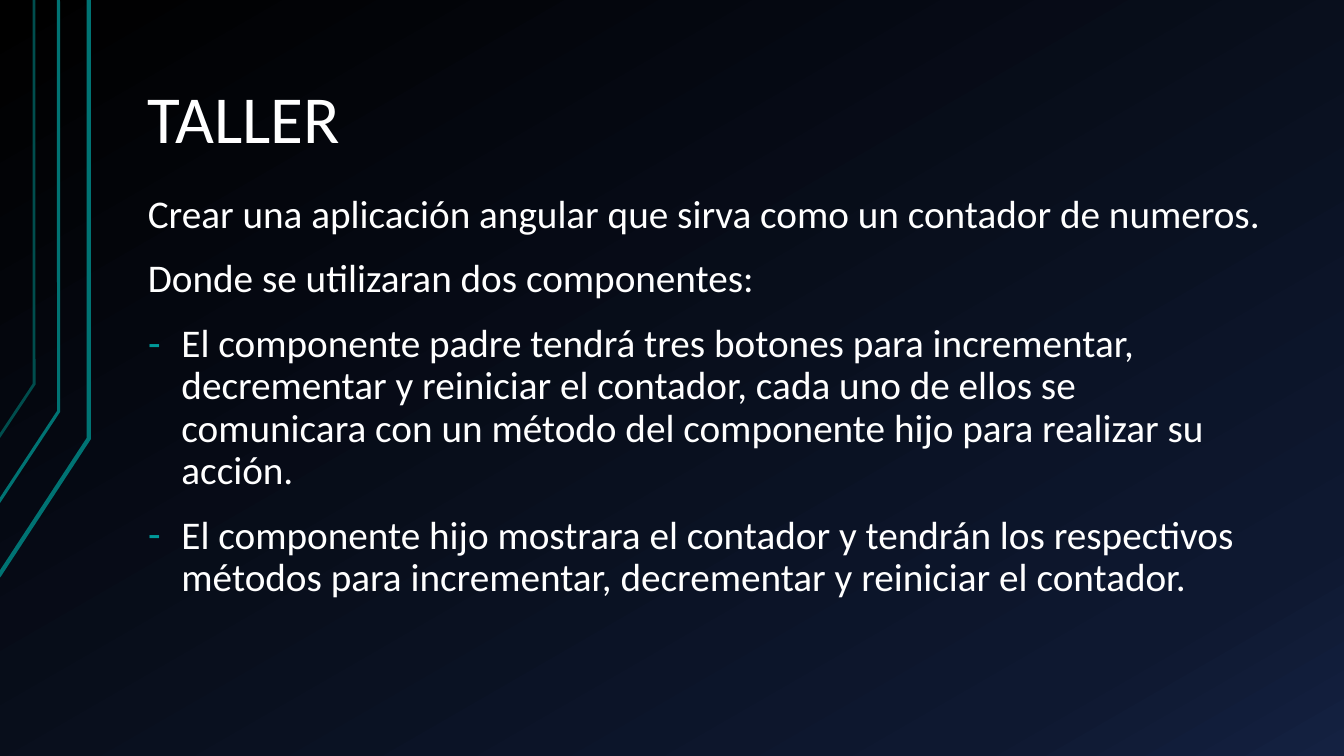
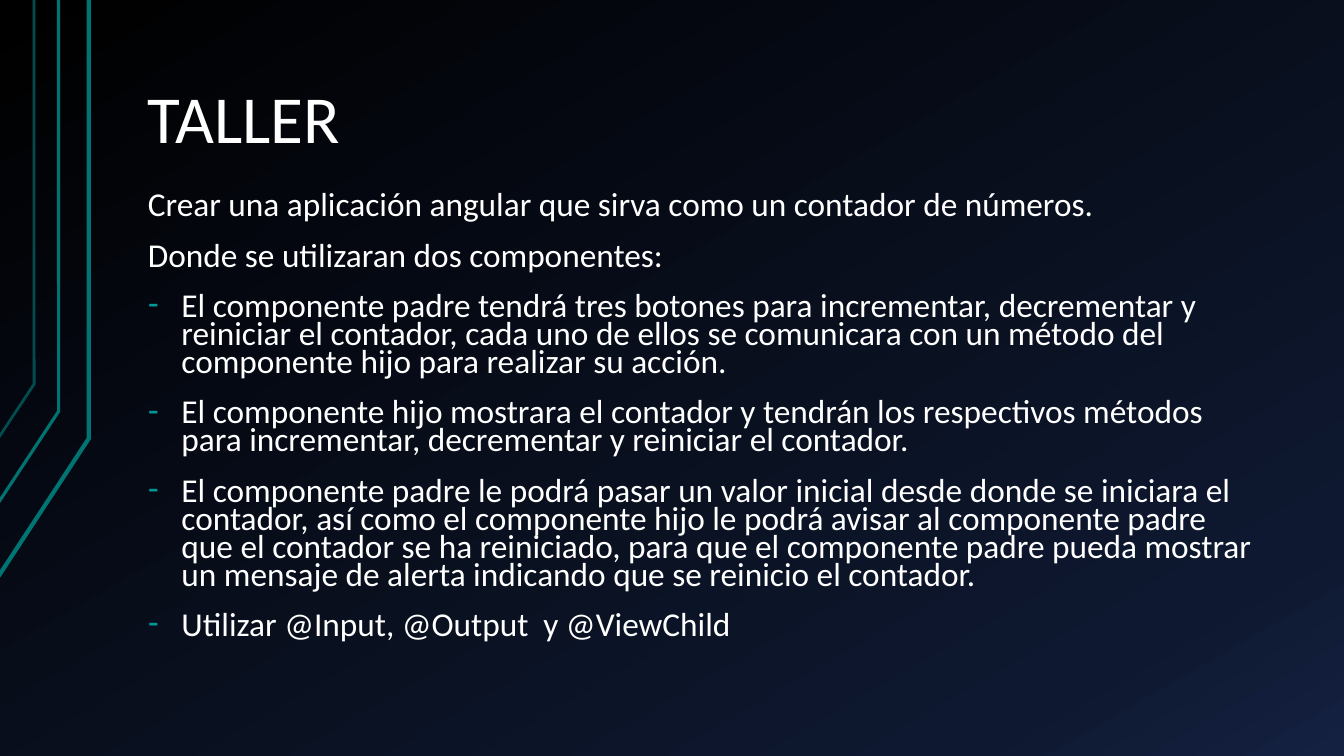
Before and after one commit to KevinToala/capacitacionAngular, a slide deck: slide 31 of Angular.pptx. Drawn at 1344x756 pixels with LibreOffice and Linux fonts; fonts in the diff are those of the drawing. Boxes give left, top, right and bottom in pixels: in the first picture for what was removed or moved away, otherwise in the second. Text is boxed around its words. In the diff, an @@ line names an element or a change of style, - is before the commit and + after.

Commit message:
Diapositiva 2da actualizada con taller

```diff
--- a/Angular.pptx
+++ b/Angular.pptx
@@ text at [148,193,1093,222]: text changed; size 28 to 23.8 pt @@
-Crear una aplicación angular que sirva como un contador de numeros.
+Crear una aplicación angular que sirva como un contador de números.
@@ text at [148,244,1202,457]: size 28 to 23.8 pt in "Donde se utilizaran dos componentes:", "El componente padre tendrá tres botones para ...", "El componente hijo mostrara el contador y ..."; line spacing 0.9 to 0.7 @@
@@ text at [181,479,1251,642]: paragraphs added @@
+– El componente padre le podrá pasar un valor inicial desde donde se iniciara el contador, así como el componente hijo le podrá avisar al componente padre que el contador se ha reiniciado, para que el componente padre pueda mostrar un mensaje de alerta indicando que se reinicio el contador.
+– Utilizar @Input, @Output y @ViewChild
```
